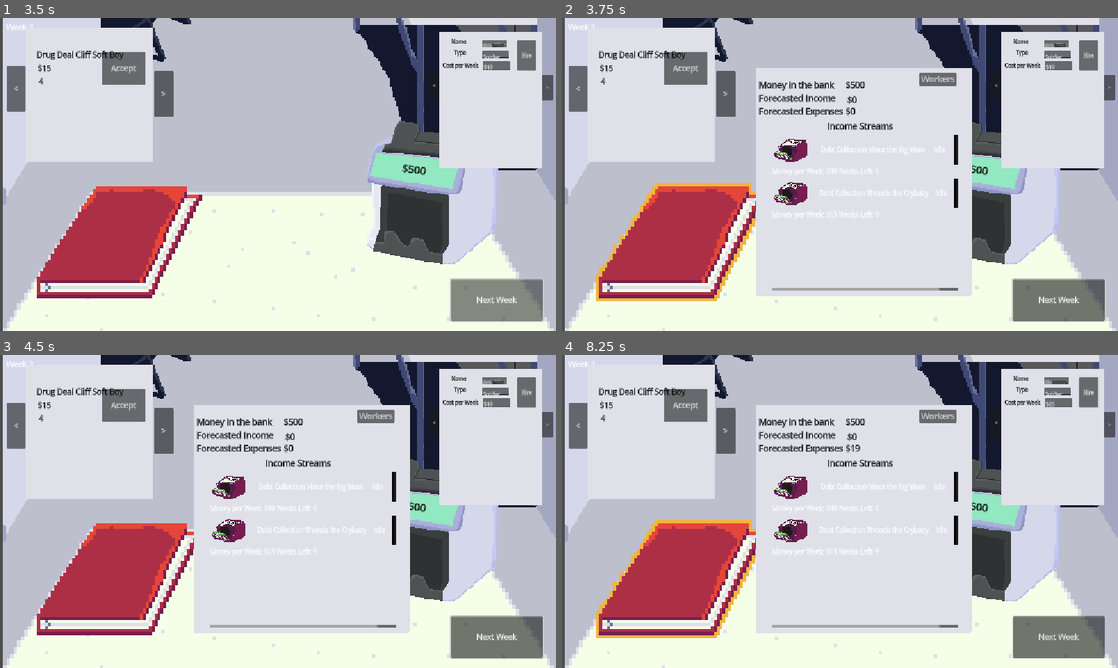
Above: before the commit, frames 1-4 (two rows, left to right).
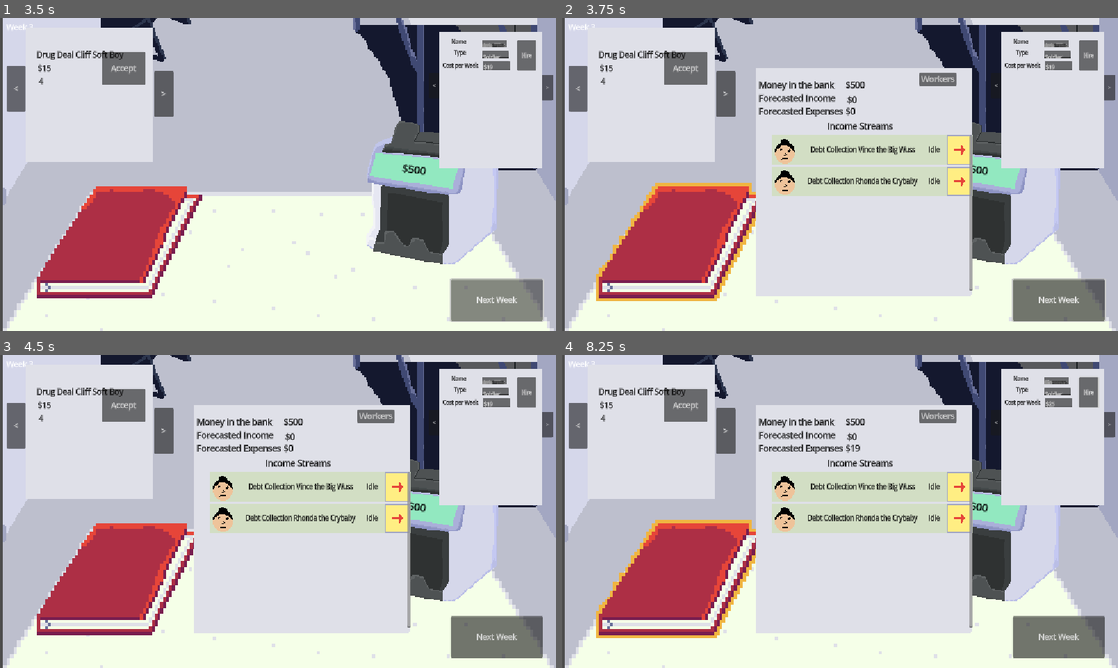
Above: after the commit, the same moments.

Repository: deruitda/ludum-dare-58
Game: Godot game, scene res://main.tscn
Same seed, same stepped clock (60 frames per second), same inputs: the game is played once before the commit and once after it.
Inputs (mouse positions are in pixels of both pictures, inside the frame that each line leads up to):
- Up to frame 1 (3.5 s): click "Accept" at 0.5 s; click "Accept" at 1.25 s; click "Next Week" at 2 s; click "Next Week" at 2.75 s
- Up to frame 2 (3.75 s): click (684, 243) at 3.5 s
- Up to frame 3 (4.5 s): click (405, 486) at 4.27 s
- Up to frame 4 (8.25 s): click "Workers" at 5 s; click "<" at 5.75 s; click ">" at 6.5 s; click "Hire" at 7.25 s; click (684, 580) at 8 s

Frame 1 is identical in both runs. In frame 2, 7.5% of the frame differs, in the area x 37-74%, y 37-88%; in frame 3, 7.6%, in the area x 37-98%, y 37-98%; in frame 4, 7.5%.

Commit message:
final incom data row

Diff:
--- a/scenes/grids/income/income_data_row.gd
+++ b/scenes/grids/income/income_data_row.gd
@@ -1,13 +1,11 @@
-extends VBoxContainer
+extends Control
 class_name IncomeDataRow
 
 signal on_detail_button_press(income_stream: IncomeStream)
 @onready var income_stream: IncomeStream
-
+@onready var progress_bar: ProgressBar = $ProgressBar
 @onready var status_label: Label = $IncomeDataRow/StatusLabel
 @onready var description_label: Label = $IncomeDataRow/DescriptionLabel
-@onready var money_per_week_label: Label = $HBoxContainer/MoneyPerWeekLabel
-@onready var weeks_left_label: Label = $HBoxContainer/WeeksLeftLabel
 
 func _ready() -> void:
 	SignalBus.week_changed.connect(refresh)
@@ -25,8 +23,8 @@
 		status_label.text = "Idle"
 	else:
 		status_label.text = "Ready"
-	money_per_week_label.text = "Money per Week: $" + str(income_stream.income_per_week)
-	weeks_left_label.text = "Weeks Left: " + str(income_stream.get_weeks_left())
+
+	#progress_bar.value = (income_stream.active_weeks_transpired / income_stream.duration_in_weeks) * 100
 
 func _on_details_button_button_up() -> void:
 	on_detail_button_press.emit(income_stream)
--- a/scenes/grids/income/income_data_row.tscn
+++ b/scenes/grids/income/income_data_row.tscn
@@ -1,83 +1,80 @@
 [gd_scene load_steps=7 format=3 uid="uid://duwlhtwcqgncq"]
 
 [ext_resource type="Script" uid="uid://ba35sc0t5sky5" path="res://scenes/grids/income/income_data_row.gd" id="1_e6oim"]
-[ext_resource type="Texture2D" uid="uid://btt5dlu1r12te" path="res://assets/proto/money-counter.png" id="1_xcmw4"]
+[ext_resource type="Texture2D" uid="uid://meqdivmr2t8u" path="res://assets/proto/soldier.png" id="2_2a7tc"]
+[ext_resource type="Texture2D" uid="uid://dw1tl7tuymdy7" path="res://assets/final/step-into.png" id="3_vchko"]
+[ext_resource type="Texture2D" uid="uid://pqovl4gfwbug" path="res://assets/final/step-into-pressed.png" id="4_ldsg2"]
 
-[sub_resource type="Gradient" id="Gradient_cabeh"]
+[sub_resource type="StyleBoxFlat" id="StyleBoxFlat_q6yeq"]
+bg_color = Color(0.8235294, 0.87058824, 0.76862746, 1)
 
-[sub_resource type="GradientTexture2D" id="GradientTexture2D_0n6gc"]
-gradient = SubResource("Gradient_cabeh")
+[sub_resource type="StyleBoxFlat" id="StyleBoxFlat_1oec2"]
+bg_color = Color(0.3758189, 0.67945707, 0.44915903, 1)
 
-[sub_resource type="Gradient" id="Gradient_5iqje"]
-
-[sub_resource type="GradientTexture2D" id="GradientTexture2D_8pqwb"]
-gradient = SubResource("Gradient_5iqje")
-fill_from = Vector2(1, 0)
-fill_to = Vector2(0.0066006603, 0)
-
-[node name="VBoxContainer" type="VBoxContainer"]
-offset_left = 514.0
-offset_right = 514.0
+[node name="Control" type="Control"]
+custom_minimum_size = Vector2(510.91, 64)
+layout_mode = 3
+anchors_preset = 0
+offset_right = 500.0
 offset_bottom = 64.0
 script = ExtResource("1_e6oim")
 
+[node name="ProgressBar" type="ProgressBar" parent="."]
+layout_mode = 0
+offset_right = 511.0
+offset_bottom = 64.0
+theme_override_styles/background = SubResource("StyleBoxFlat_q6yeq")
+theme_override_styles/fill = SubResource("StyleBoxFlat_1oec2")
+show_percentage = false
+
 [node name="IncomeDataRow" type="HBoxContainer" parent="."]
-layout_mode = 2
+layout_mode = 0
+offset_right = 510.0
+offset_bottom = 64.0
 
 [node name="ImageTextureRect" type="TextureRect" parent="IncomeDataRow"]
 custom_minimum_size = Vector2(64, 64)
 layout_mode = 2
 size_flags_horizontal = 4
 size_flags_vertical = 4
-texture = ExtResource("1_xcmw4")
+texture = ExtResource("2_2a7tc")
 expand_mode = 3
 
 [node name="MarginContainer" type="MarginContainer" parent="IncomeDataRow"]
 custom_minimum_size = Vector2(10, 0)
 layout_mode = 2
-size_flags_horizontal = 3
 
 [node name="DescriptionLabel" type="Label" parent="IncomeDataRow"]
 custom_minimum_size = Vector2(10, 10)
 layout_mode = 2
+size_flags_horizontal = 3
 size_flags_vertical = 1
+theme_override_colors/font_color = Color(0, 0, 0, 1)
 text = "Collect Debt from Mario Pizzaface"
 horizontal_alignment = 1
 vertical_alignment = 1
+autowrap_mode = 2
 
 [node name="MarginContainer2" type="MarginContainer" parent="IncomeDataRow"]
 custom_minimum_size = Vector2(10, 0)
 layout_mode = 2
-size_flags_horizontal = 3
 
 [node name="StatusLabel" type="Label" parent="IncomeDataRow"]
 layout_mode = 2
 size_flags_horizontal = 4
+theme_override_colors/font_color = Color(0, 0, 0, 1)
 text = "Idle"
 horizontal_alignment = 1
 
 [node name="MarginContainer3" type="MarginContainer" parent="IncomeDataRow"]
 custom_minimum_size = Vector2(10, 0)
 layout_mode = 2
-size_flags_horizontal = 3
 
 [node name="DetailsButton" type="TextureButton" parent="IncomeDataRow"]
+custom_minimum_size = Vector2(64, 64)
 layout_mode = 2
 size_flags_horizontal = 0
 size_flags_vertical = 0
-texture_normal = SubResource("GradientTexture2D_0n6gc")
-texture_pressed = SubResource("GradientTexture2D_8pqwb")
+texture_normal = ExtResource("3_vchko")
+texture_pressed = ExtResource("4_ldsg2")
 stretch_mode = 0
-
-[node name="HBoxContainer" type="HBoxContainer" parent="."]
-layout_mode = 2
-
-[node name="MoneyPerWeekLabel" type="Label" parent="HBoxContainer"]
-layout_mode = 2
-text = "Money Per Week: $15"
-
-[node name="WeeksLeftLabel" type="Label" parent="HBoxContainer"]
-layout_mode = 2
-text = "Weeks Left: 8"
-
-[connection signal="button_up" from="IncomeDataRow/DetailsButton" to="." method="_on_details_button_button_up"]
--- a/scenes/grids/income/income_overview_grid.tscn
+++ b/scenes/grids/income/income_overview_grid.tscn
@@ -3,9 +3,11 @@
 [ext_resource type="Script" uid="uid://xhcbykyqj7hi" path="res://scenes/grids/income/income_overview_grid.gd" id="1_1ljx6"]
 
 [node name="ScrollContainer" type="ScrollContainer"]
+custom_minimum_size = Vector2(510.91, 0)
 offset_right = 480.0
 offset_bottom = 344.0
 script = ExtResource("1_1ljx6")
 
 [node name="IncomeStreamsVBox" type="VBoxContainer" parent="."]
+custom_minimum_size = Vector2(510.91, 344)
 layout_mode = 2
